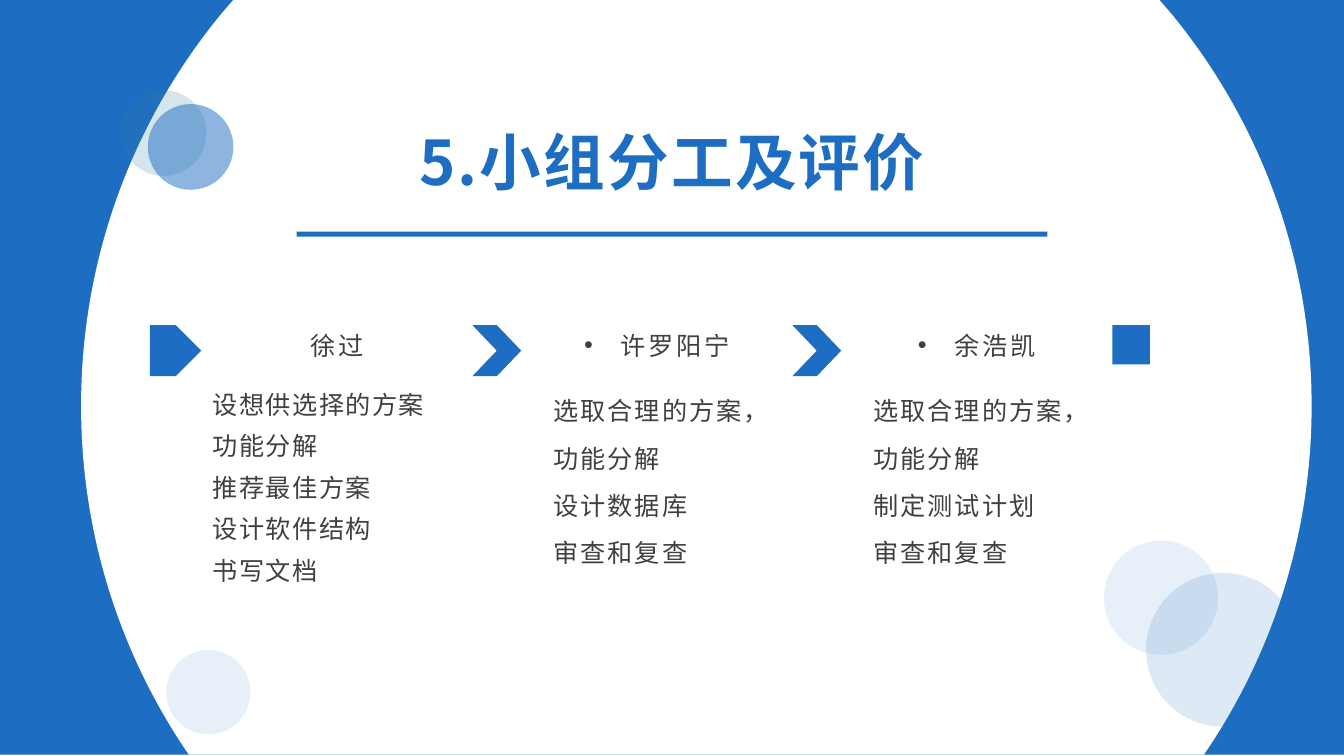
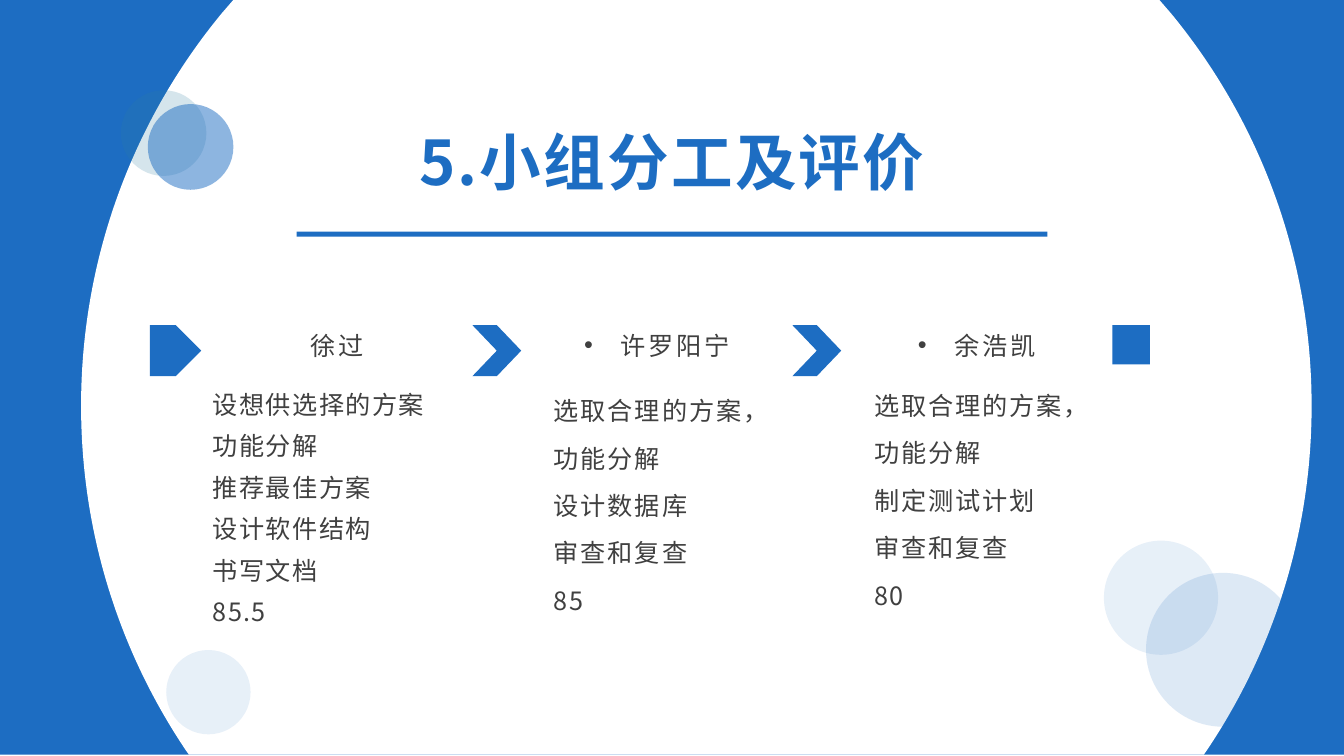
Before and after one commit to xlisses/ruang, a slide deck: slide 20 of detailed_design/项目设计.pptx. Drawn at 1344x756 pixels with LibreOffice and Linux fonts; fonts in the diff are those of the drawing. Boxes give left, top, right and bottom in pixels: in the first picture for what was removed or moved away, otherwise in the second. Text is boxed around its words. In the diff, an @@ line names an element or a change of style, - is before the commit and + after.

```diff
--- a/detailed_design/项目设计.pptx
+++ b/detailed_design/项目设计.pptx
@@ text at (554,591,584,611): paragraph added @@
+85
@@ text at (874,586,904,606): paragraph added @@
+80
@@ text at (213,602,266,622): paragraph added @@
+85.5
```
Also in this commit, not shown: 1 other slide changed.
